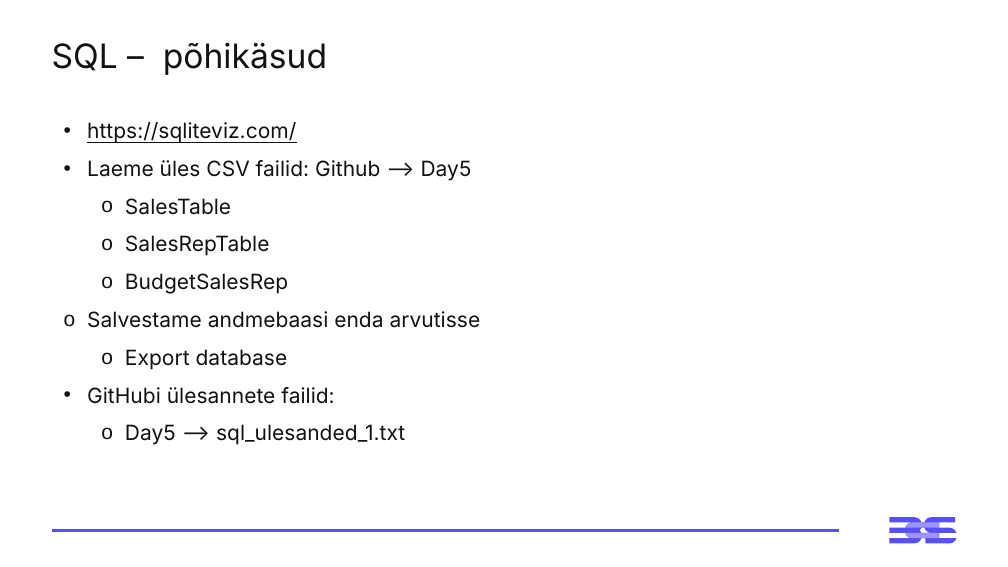
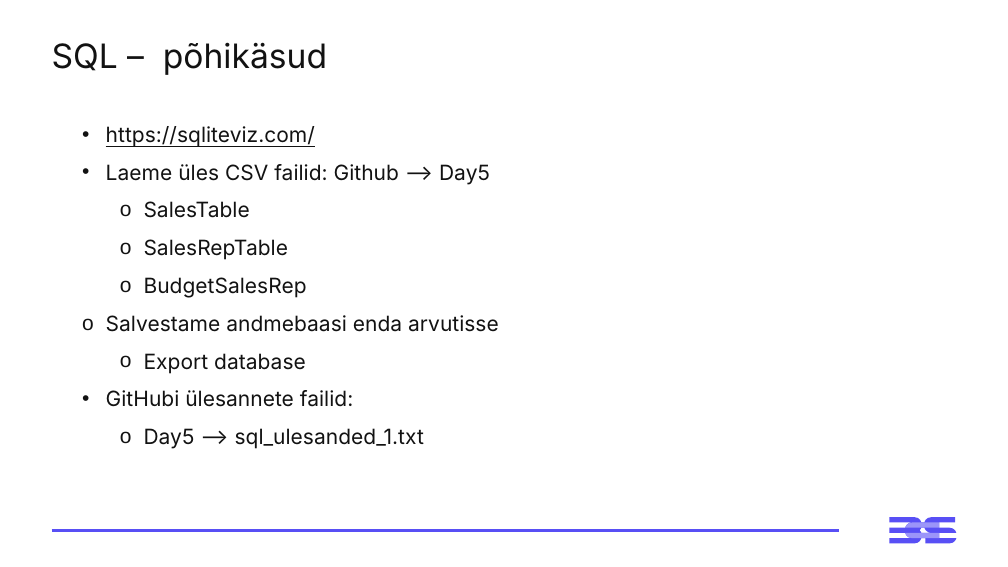
Before and after one commit to emilieabel/andmetarkus, a slide deck: slide 9 of Materjalid/Day6 SQL/6-paev-andmetarkus-esitlus.pptx (slide 8 before the commit). Drawn at 1008x567 pixels with LibreOffice and Linux fonts; fonts in the diff are those of the drawing. Boxes give left, top, right and bottom in pixels: in the first picture for what was removed or moved away, otherwise in the second. Text is boxed around its words. In the diff, an @@ line names an element or a change of style, - is before the commit and + after.

```diff
--- a/Materjalid/Day6 SQL/6-paev-andmetarkus-esitlus.pptx
+++ b/Materjalid/Day6 SQL/6-paev-andmetarkus-esitlus.pptx
@@ text "https://sqliteviz.com/": place and size @@
-text "https://sqliteviz.com/" at bbox=[87, 122, 481, 445]
+text "https://sqliteviz.com/" at bbox=[106, 126, 499, 449]
```
Also in this commit, not shown: 1 other slide changed, 1 slide added, 2 other files.
